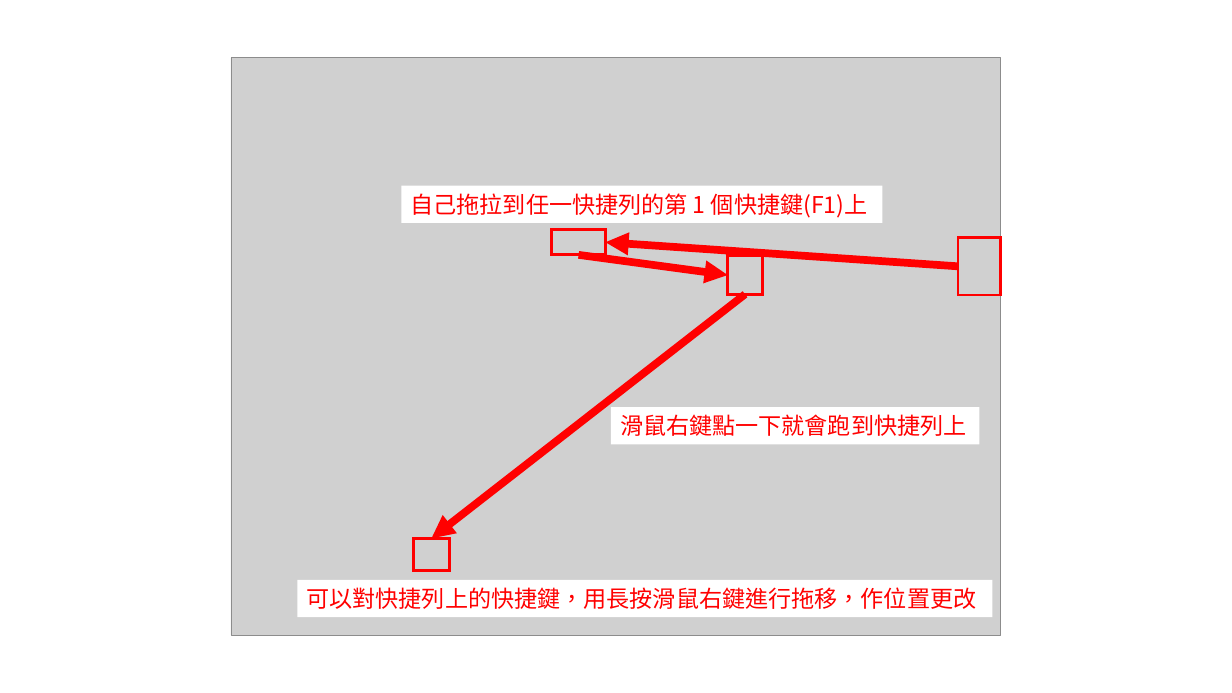
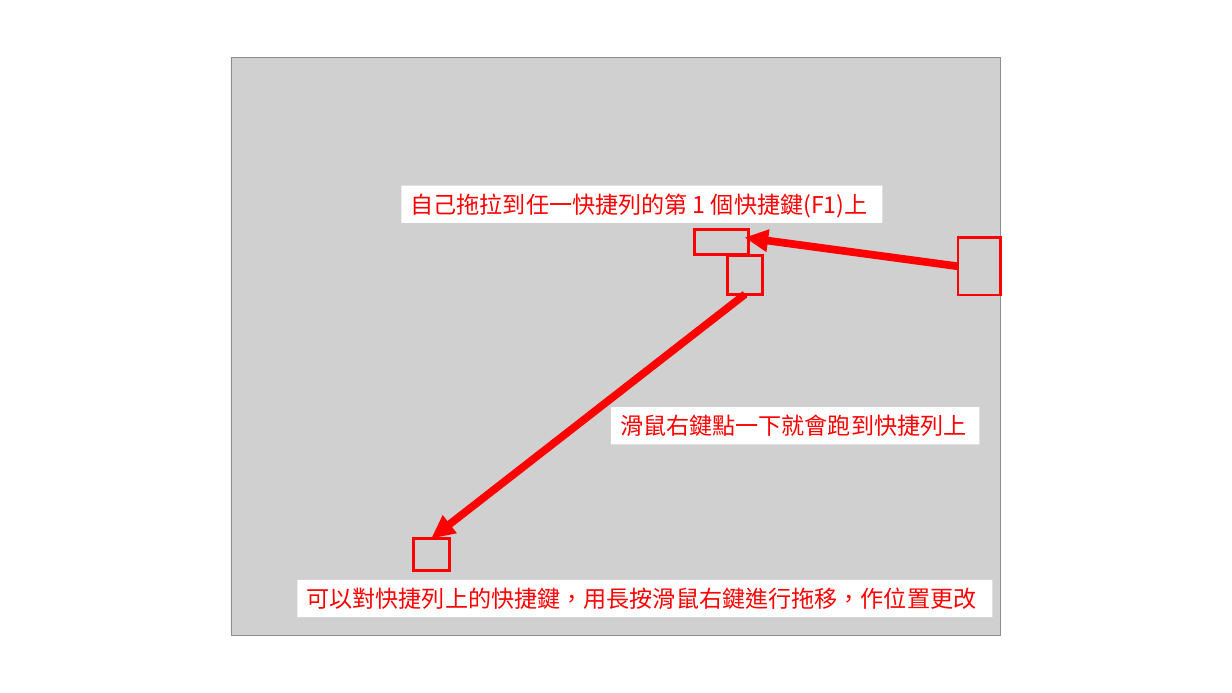
Before and after one commit to ZongSingHuang/JY, a slide deck: slide 1 of 說明書.pptx. Drawn at 1232x693 pixels with LibreOffice and Linux fonts; fonts in the diff are those of the drawing; grey boxes stand for pictures. Boxes give left, top, right and bottom in pixels: in the first picture for what was removed or moved away, otherwise in the second. Text is boxed around its words. In the diff, an @@ line names an element or a change of style, - is before the commit and + after.

```diff
--- a/說明書.pptx
+++ b/說明書.pptx
@@ rectangle: place and size @@
-rectangle at bbox=[552, 230, 605, 255]
+rectangle at bbox=[694, 230, 748, 255]
@@ arrow moved from (958, 266) - (605, 242) to (958, 266) - (745, 238) @@
@@ arrow removed from (579, 255) to (728, 275) @@
```
Also in this commit, not shown: 1 other file.
